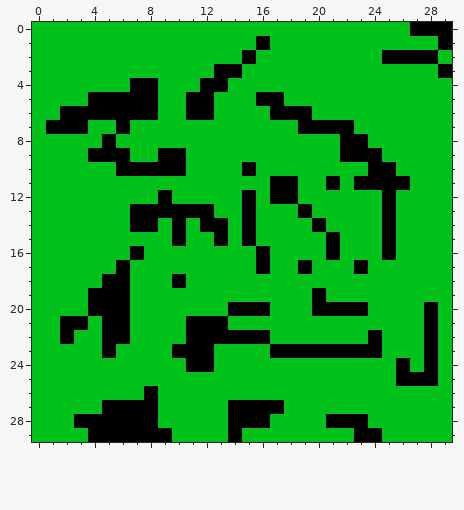
Two versions of one pixel-art sprite, Assets/Maps/MapLayer1.png. Above: the version before the commit.
The file is 30x30 pixels.
The same view after the edit:
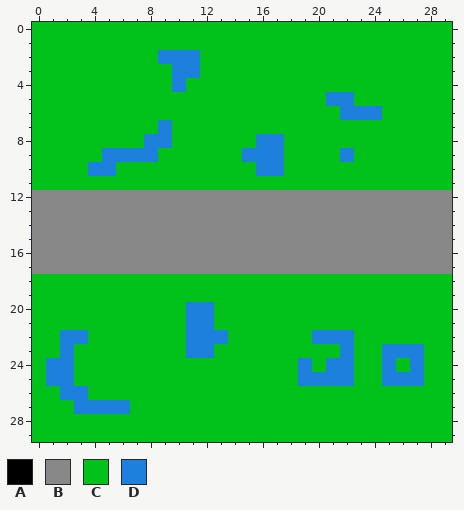
Palette (. is transparent): A #000000  B #888888  C #00c21b  D #1d80dc
Change:
Colour B replaces colour A in row 12 at x 9, 15, 17 to 18 and 25; in row 13 at x 7 to 12, 15, 19 and 25; in row 14 at x 7 to 8, 10, 12 to 13, 15, 20 and 25; in row 15 at x 10, 13, 15, 21 and 25; in row 16 at x 7, 16, 21 and 25; in row 17 at x 6, 16, 19 and 23.
Colour B replaces colour C in row 12 at x 0 to 8, 10 to 14, 16, 19 to 24 and 26 to 29; in row 13 at x 0 to 6, 13 to 14, 16 to 18, 20 to 24 and 26 to 29; in row 14 at x 0 to 6, 9, 11, 14, 16 to 19, 21 to 24 and 26 to 29; in row 15 at x 0 to 9, 11 to 12, 14, 16 to 20, 22 to 24 and 26 to 29; in row 16 at x 0 to 6, 8 to 15, 17 to 20, 22 to 24 and 26 to 29; in row 17 at x 0 to 5, 7 to 15, 17 to 18, 20 to 22 and 24 to 29.
Colour C replaces colour A in row 0 at x 27 to 29; in row 1 at x 16 and 29; in row 2 at x 15 and 25 to 28; in row 3 at x 13 to 14 and 29; in row 4 at x 7 to 8 and 12 to 13; in row 5 at x 4 to 8, 11 to 12 and 16 to 17.
Colour C replaces colour A in row 6 at x 2 to 8, 11 to 12 and 17 to 19; in row 7 at x 1 to 3, 6 and 19 to 22; in row 8 at x 5 and 22 to 23; in row 9 at x 4, 9 to 10 and 23 to 24; in row 10 at x 6 to 10, 15 and 24 to 25; in row 11 at x 17 to 18, 21 and 23 to 26.
Colour C replaces colour A in row 18 at x 5 to 6 and 10; in row 19 at x 4 to 6 and 20; in row 20 at x 4 to 6, 14 to 16, 20 to 23 and 28; in row 21 at x 2 to 3, 5 to 6, 13 and 28; in row 22 at x 5 to 6, 14 to 16, 24 and 28; in row 23 at x 5, 10, 17 to 21, 23 to 24 and 28.
Colour C replaces colour A in row 24 at x 11 to 12, 26 and 28; in row 25 at x 28; in row 26 at x 8; in row 27 at x 7 to 8 and 14 to 17; in row 28 at x 3 to 8, 14 to 16 and 21 to 23; in row 29 at x 4 to 9, 14 and 23 to 24.
Colour D replaces colour A in row 9 at x 5 to 6 and 22; in row 21 at x 11 to 12; in row 22 at x 2 and 11 to 13; in row 23 at x 11 to 12 and 22; in row 25 at x 26 to 27; in row 27 at x 5 to 6.
Colour D replaces colour C in row 2 at x 9 to 11; in row 3 at x 10 to 11; in row 4 at x 10; in row 5 at x 21 to 22; in row 6 at x 22 to 24; in row 7 at x 9.
Colour D replaces colour C in row 8 at x 8 to 9 and 16 to 17; in row 9 at x 7 to 8 and 15 to 17; in row 10 at x 4 to 5 and 16 to 17; in row 20 at x 11 to 12; in row 22 at x 3 and 20 to 22; in row 23 at x 2 and 25 to 27.
Colour D replaces colour C in row 24 at x 1 to 2, 19, 21 to 22, 25 and 27; in row 25 at x 1 to 2, 19 to 22 and 25; in row 26 at x 2 to 3; in row 27 at x 3 to 4.
